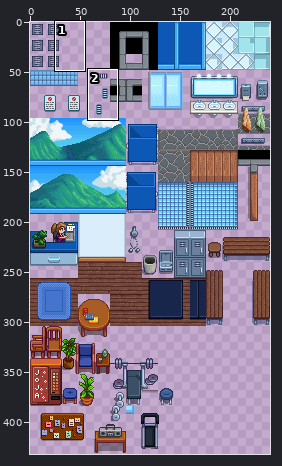
Sprite sheet: Assets/ztotalbathhouseoverhaul_tiles.png. The first picture is a wide view before the edit; the outline marks the close-up.
Close-up. The starting point:
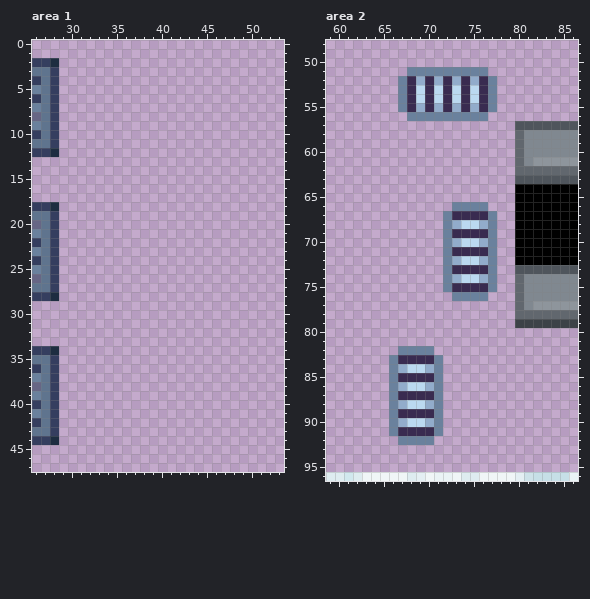
The file is 240x432 pixels. Pixels under 10% opacity are left out. Colours within 5 levels of each other are drawn and written as one. Shown: area 1: x 26..53, y 0..47; area 2: x 59..86, y 48..96. The commit also changed other parts of the picture, which this record leaves out.
And afterwards:
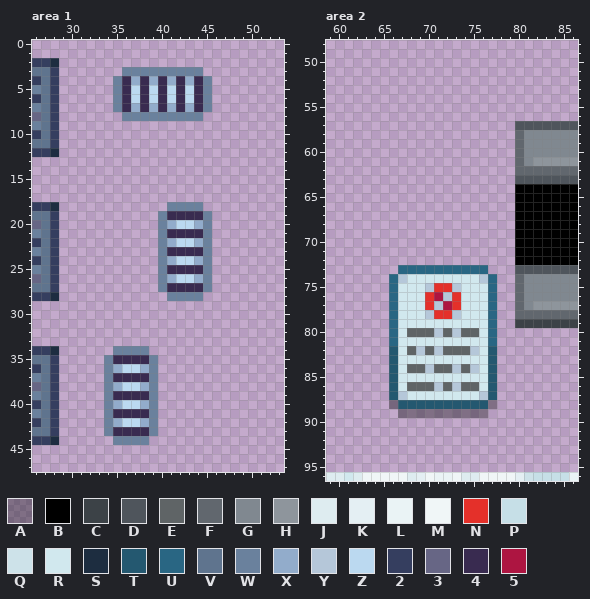
Palette (. is transparent): A #00000059  B #000000  C #3c4247  D #4f555c  E #5f6466  F #61676e  G #808890  H #8e959c  J #deecf0  K #e4eff3  L #eaf3f5  M #f0f6f7  N #e4302a  P #c6dfe7  Q #cde2e9  R #d1e8ee  S #1d2d40  T #245870  U #296683  V #5f748e  W #6a819d  X #92accb  Y #b5c7d9  Z #bbd9f0  2 #353e5f  3 #676685  4 #392b50  5 #ad1541
Diff:
Changed rows in their new state; - is an unchanged pixel.
Area 1:
first column x 35:
 3 -WWWWWWWWW-
 4 W4X4X4X4X4W
 5 W4Z4Z4Z4Z4W
 6 W4Z4Z4Z4Z4W
 7 W4X4X4X4X4W
 8 -WWWWWWWWW-
first column x 40:
18 -WWWW-
19 W4444W
20 WXZZXW
21 W4444W
22 WXZZXW
23 W4444W
24 WXZZXW
25 W4444W
26 WXZZXW
27 W4444W
28 -WWWW-
first column x 34:
34 -WWWW-
35 W4444W
36 WXZZXW
37 W4444W
38 WXZZXW
39 W4444W
40 WXZZXW
41 W4444W
42 WXZZXW
43 W4444W
44 -WWWW-
Area 2:
first column x 67:
51 -.........-
52 ...........
53 ...........
54 ...........
55 ...........
56 -.........-
first column x 66:
66 -------....-
67 ------......
68 ------......
69 ------......
70 ------......
71 ------......
72 ------......
73 -UUUUUUUUUU.
74 UYRRRRRRRRYU
75 URRRYNNYRRRU
76 URRRN5YNRRRU
77 URRRNY5NRRRU
78 URRRYNNYRRRU
79 URRRRRRRRRRU
80 UREEEYEYEERU
81 URRRRRRRRRRU
82 TREYEYEEEYRT
83 TRRRRRRRRRRT
84 TREEYEEYEYRT
85 TRRRRRRRRRRT
86 TREEEYEYEERT
87 TYRRRRRRRRYT
88 ATTTTTTTTTTA
89 .AAAAAAAAAA-
90 ......------
91 ......------
92 -....-------
Boxes around the changes in both close-ups, in picture pixels (x1, y1, x2, y2):
added: (113, 67, 212, 121)
added: (158, 202, 212, 301)
added: (104, 346, 158, 445)
erased: (398, 67, 497, 121)
changed: (389, 202, 497, 445)
